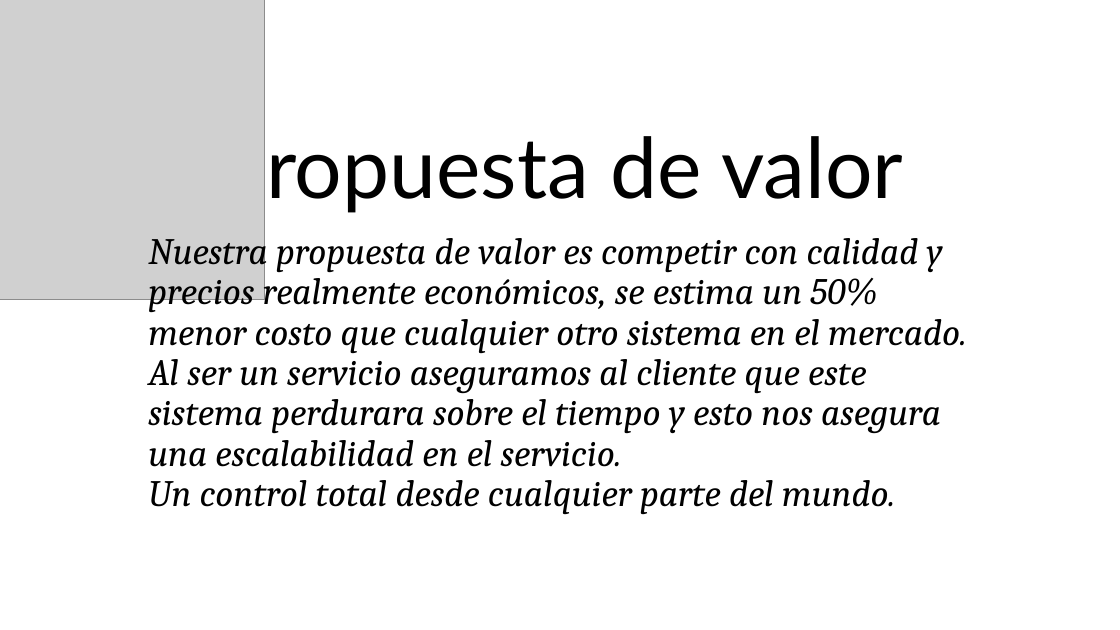
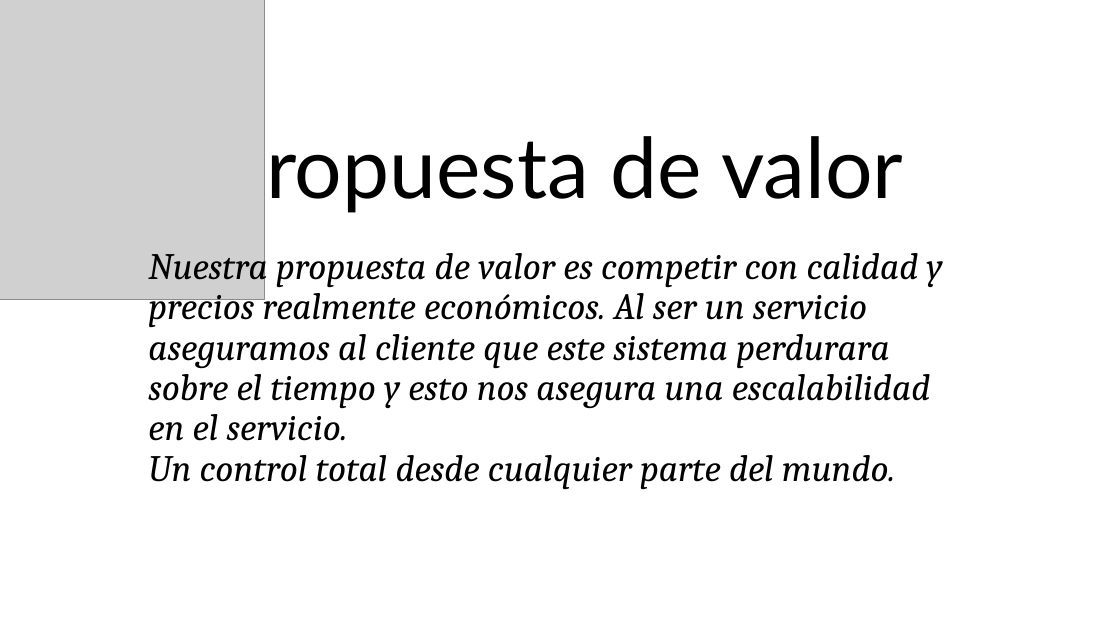
Before and after one commit to jotaerrec/DomoticMood, a slide deck: slide 9 of Documentos/Presentación Proyecto DomoticMood.pptx. Drawn at 1120x630 pixels with LibreOffice and Linux fonts; fonts in the diff are those of the drawing; grey boxes stand for pictures. Boxes give left, top, right and bottom in pixels: in the first picture for what was removed or moved away, otherwise in the second. Text is boxed around its words. In the diff, an @@ line names an element or a change of style, - is before the commit and + after.

```diff
--- a/Documentos/Presentación Proyecto DomoticMood.pptx
+++ b/Documentos/Presentación Proyecto DomoticMood.pptx
@@ text at (x1=148, y1=244, x2=943, y2=489): text changed @@
-Nuestra propuesta de valor es competir con calidad y precios realmente económicos, se estima un 50% menor costo que cualquier otro sistema en el mercado. Al ser un servicio aseguramos al cliente que este sistema perdurara sobre el tiempo y esto nos asegura una escalabilidad en el servicio.
-Un control total desde cualquier parte del mundo.
+Nuestra propuesta de valor es competir con calidad y precios realmente económicos. Al ser un servicio aseguramos al cliente que este sistema perdurara sobre el tiempo y esto nos asegura una escalabilidad en el servicio.
+Un control total desde cualquier parte del mundo.
```
Also in this commit, not shown: 2 other slides changed, 22 other files.
